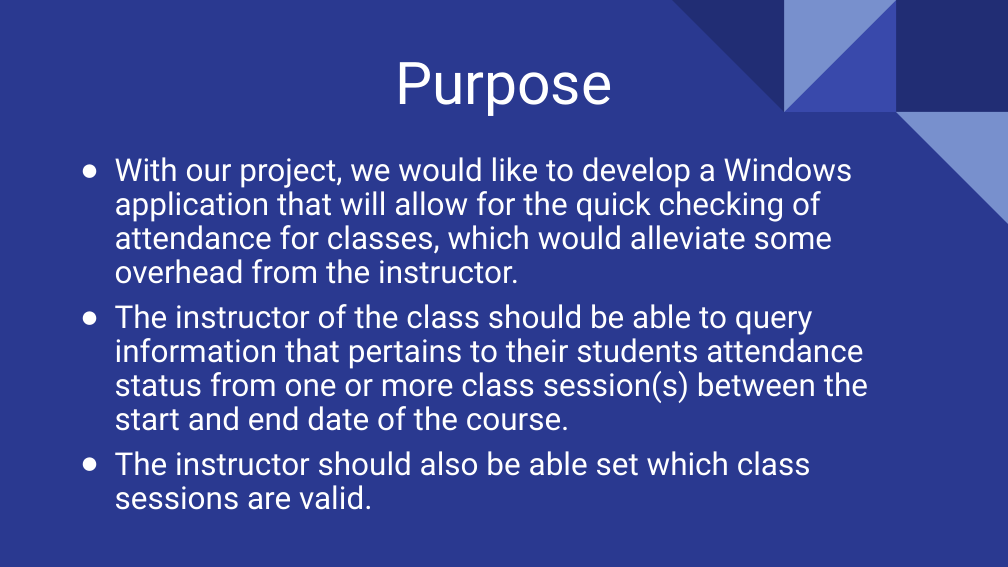
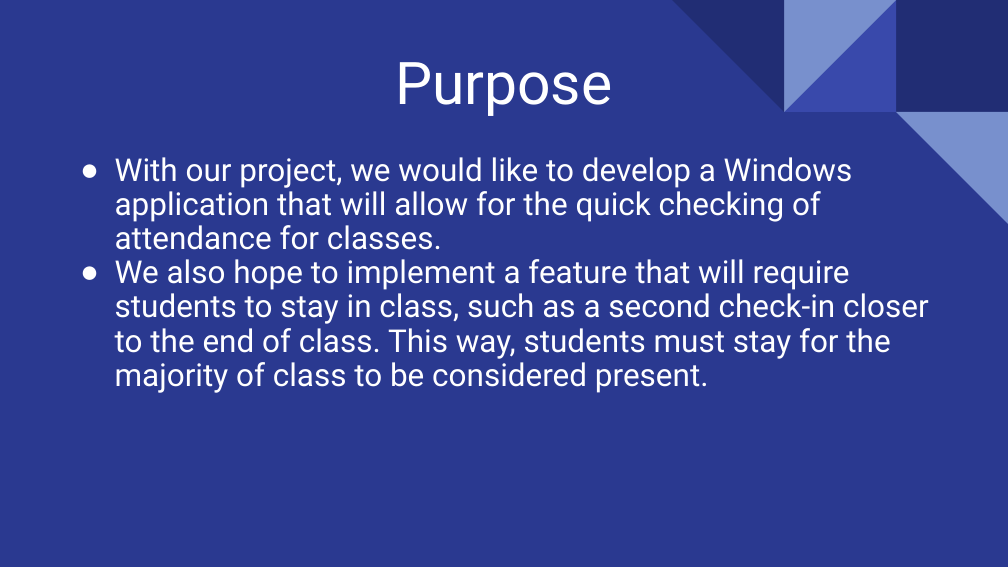
Before and after one commit to Square-CS2020/AttendApp, a slide deck: slide 2 of Presentation_1.pptm.pptx (slide 3 before the commit). Drawn at 1008x567 pixels with LibreOffice and Linux fonts; fonts in the diff are those of the drawing. Boxes give left, top, right and bottom in pixels: in the first picture for what was removed or moved away, otherwise in the second. Text is boxed around its words. In the diff, an @@ line names an element or a change of style, - is before the commit and + after.

Commit message:
last update(5:48pm)

```diff
--- a/Presentation_1.pptm.pptx
+++ b/Presentation_1.pptm.pptx
@@ subtitle at (115,157,929,393): text changed @@
-● With our project, we would like to develop a Windows application that will allow for the quick checking of attendance for classes, which would alleviate some overhead from the instructor.
-● The instructor of the class should be able to query information that pertains to their students attendance status from one or more class session(s) between the start and end date of the course.
-● The instructor should also be able set which class sessions are valid.
+● With our project, we would like to develop a Windows application that will allow for the quick checking of attendance for classes.
+● We also hope to implement a feature that will require students to stay in class, such as a second check-in closer to the end of class. This way, students must stay for the majority of class to be considered present.
```
Also in this commit, not shown: 3 other slides changed, 3 slides removed.
